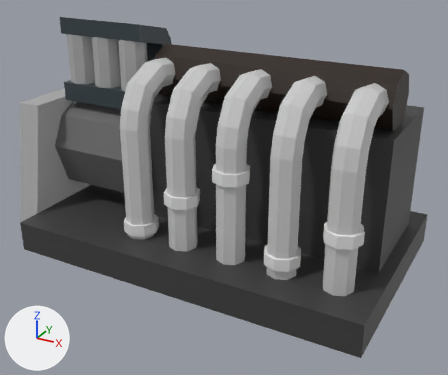
A saved change to the Blender file Assets/Models/BlenderModels/Engine.blend.
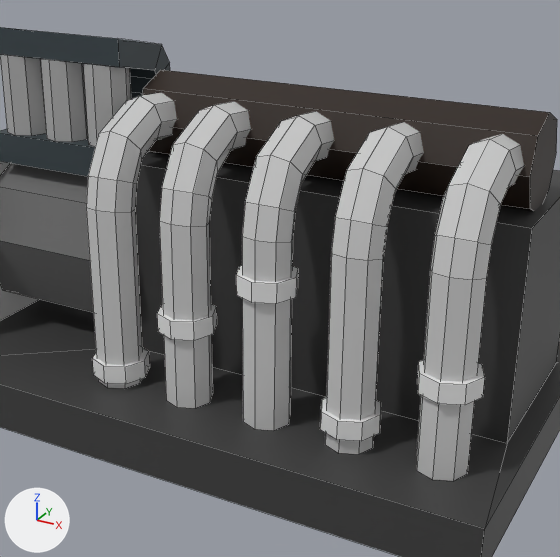
The first picture shows the older version from a 50 mm camera at (7.41, -4.61, 2.76) aimed at (4.93, -0.1, 0.51). The close-ups show both versions on the part from 15% to 92% of the width and 0% to 91% of the height of that picture; other places that the commit changed are outside them. Arrows for +X, +Y and +Z are at lower left; the lights stay in place. The close-ups show mesh edges as thin lines.
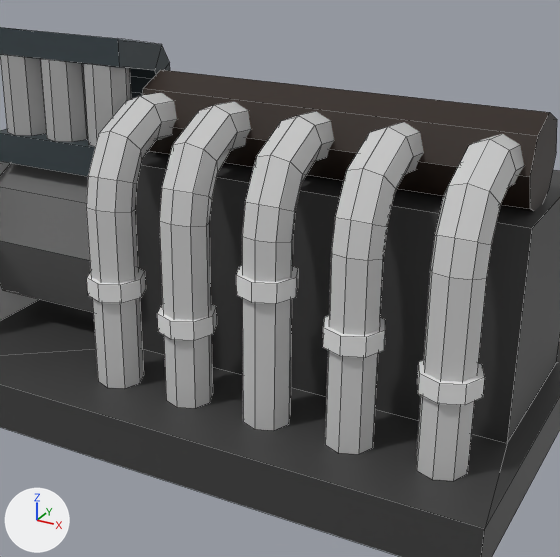
The change in detail:
me_cube_007 has 16 vertices, 10 faces and spans x -0.451..-0.274, y -0.777..-0.467, z 4.984..5.706.
me_cube_007 is used by ob_cube_003; location (6.854, 0.0, -0.15); scale (1.74, 1.0, 0.141).
me_cube_007 part 1: a new loose piece, an 8-sided cylinder along z spanning x -1.51..-1.333, y -0.777..-0.467, z 5.702..6.424.
me_cube_007 part 2: a new loose piece, an 8-sided cylinder along z spanning x -0.726..-0.548, y -0.777..-0.467, z 5.833..6.555.
Object 'Cube.002' (ob_cube_002) is deleted.
Object 'Cube.005' (ob_cube_005) is deleted.

Where the change shows, as pixel boxes [x1, y1, x2, y2] in the close-ups (560 x 557 px):
'Cube.003', reshaped (478% wider, 204% taller)
    before: [417, 360, 485, 405]
    after: [87, 266, 485, 405]
'Cube.005', deleted
    before: [320, 398, 381, 441]
'Cube.002', deleted
    before: [92, 347, 150, 384]
part 1 of me_cube_007, added
    after: [87, 268, 146, 303]
part 2 of me_cube_007, added
    after: [323, 316, 385, 357]
'Cube.004', unchanged, covered by the edit
    before: [236, 266, 298, 304]
'Cube.001', unchanged, covered by the edit
    before: [157, 304, 217, 341]
